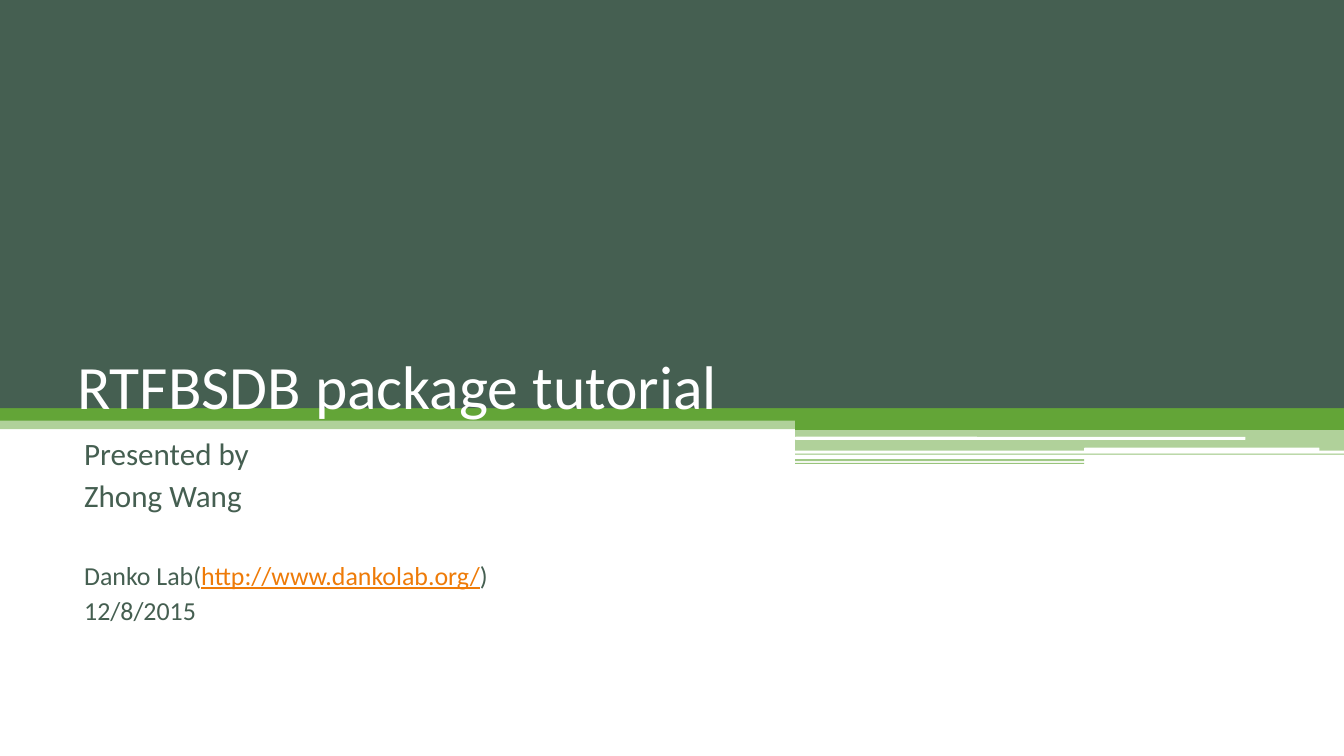
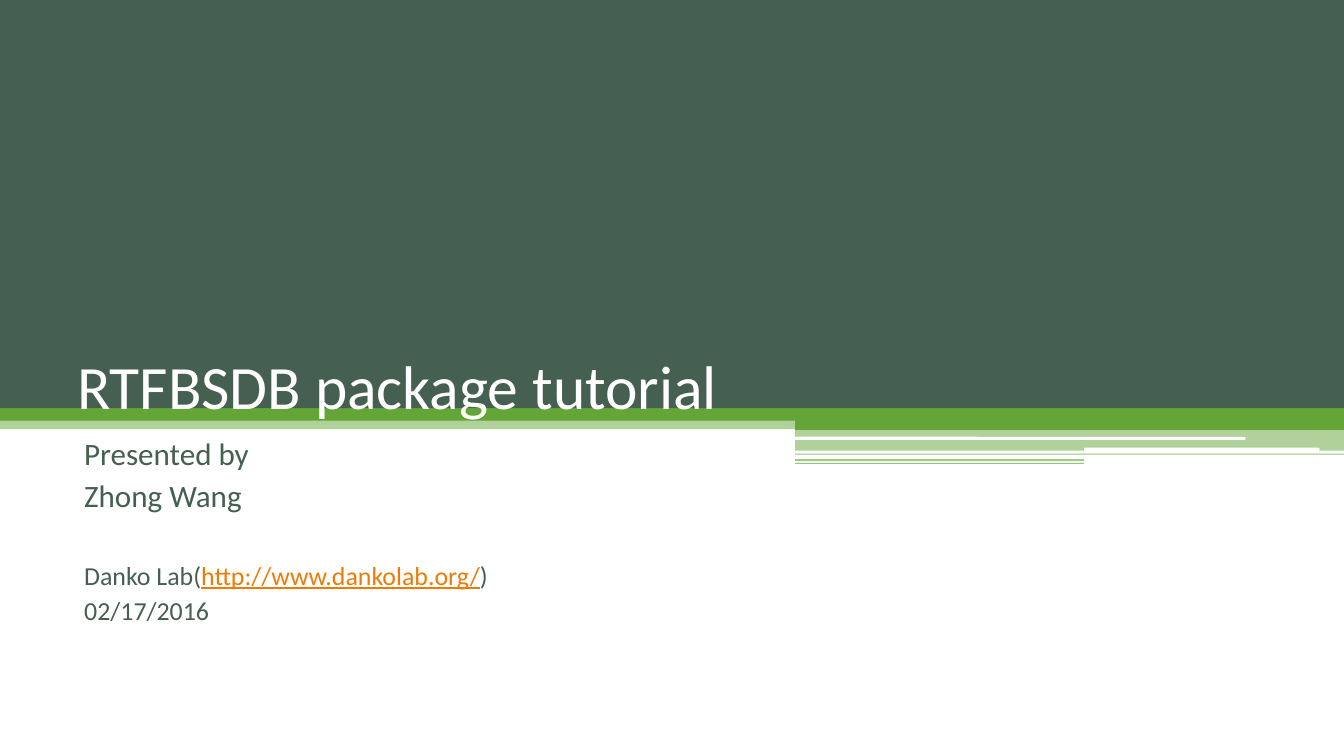
Before and after one commit to Danko-Lab/rtfbs_db, a slide deck: slide 1 of rtfbsdb-tutorial.pptx. Drawn at 1344x756 pixels with LibreOffice and Linux fonts; fonts in the diff are those of the drawing. Boxes give left, top, right and bottom in pixels: in the first picture for what was removed or moved away, otherwise in the second. Text is boxed around its words. In the diff, an @@ line names an element or a change of style, - is before the commit and + after.

```diff
--- a/rtfbsdb-tutorial.pptx
+++ b/rtfbsdb-tutorial.pptx
@@ subtitle at (x1=84, y1=602, x2=209, y2=621): text changed @@
-12/8/2015
+02/17/2016
```
Also in this commit, not shown: 3 other slides changed, 3 slides added, 10 other files.
